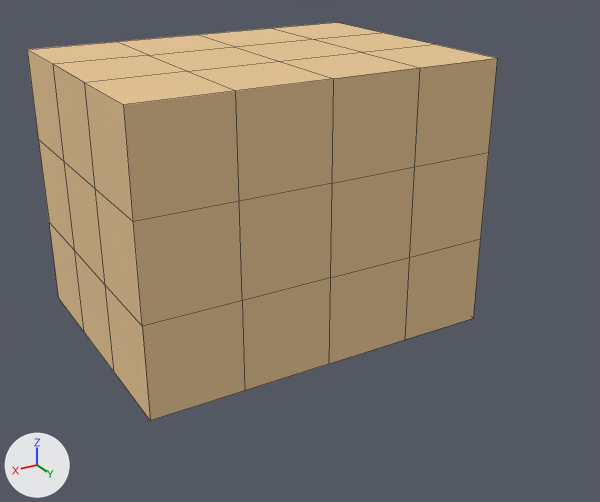
Two versions of the Blender file Assets/Models/house_1.blend, one commit apart.
Camera for both pictures: a 50 mm lens placed at (4.17, 7.35, 4.55), pointed at (-0.07, 0.29, 1.01). Every picture has the same lights, and +X, +Y and +Z are marked at lower left. Mesh edges are drawn as thin lines.
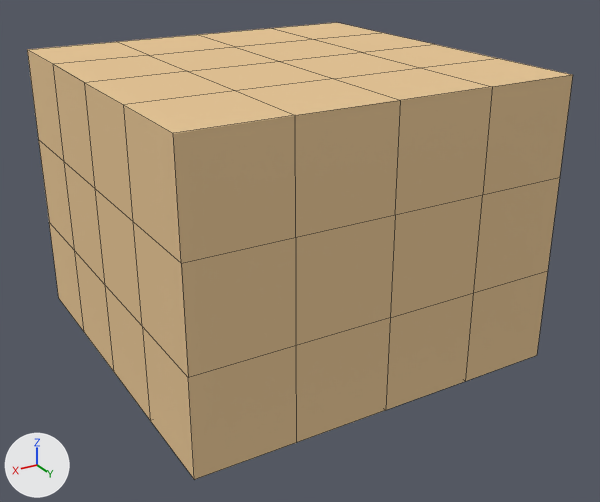
Where the change shows, as pixel boxes [x1, y1, x2, y2] in the pictures (600 x 502 px):
'Cube', reshaped (16% wider, 15% taller)
    before: [27, 22, 498, 420]
    after: [27, 22, 573, 480]
part 1 of me_cube, built on
    before: [124, 58, 498, 420]
    after: [124, 58, 573, 480]

Diff of the bpy script that builds the scene:
```diff
--- a/Assets/Models/house_1.blend.py
+++ b/Assets/Models/house_1.blend.py
@@ me_cube @@
 # used by ob_cube; location = (0.0, 0.0, 0.0)
-me_cube.from_pydata(...)  # 68 vertices, 66 faces; spans x -2.0..2.0, y -2.0..1.0, z 0.0..3.0
+me_cube.from_pydata(...)  # 82 vertices, 80 faces; spans x -2.0..2.0, y -2.0..2.0, z 0.0..3.0
+# me_cube part 1
+# 5 vertices are removed from x -1.0..1.0, y 1.0, z 1.0..2.0
+# 12 faces are deleted
+# 1 vertex moves from x 0.0, y 1.0, z 1.0 to x 0.0, y 2.0, z 0.0
+# 6 vertices are added at (1.0, 2.0, 2.0), (0.0, 2.0, 2.0), (-1.0, 2.0, 2.0), (0.0, 2.0, 1.0), (-1.0, 2.0, 1.0), (1.0, 2.0, 1.0)
+# 13 new vertices lie (0.0, 1.0, 0.0) away from vertices in x -2.0..2.0, y 1.0, z 0.0..3.0
+# 26 new faces join them, mat_stone (beige #e7c798)
 me_cube.materials.append(mat_stone)
```
